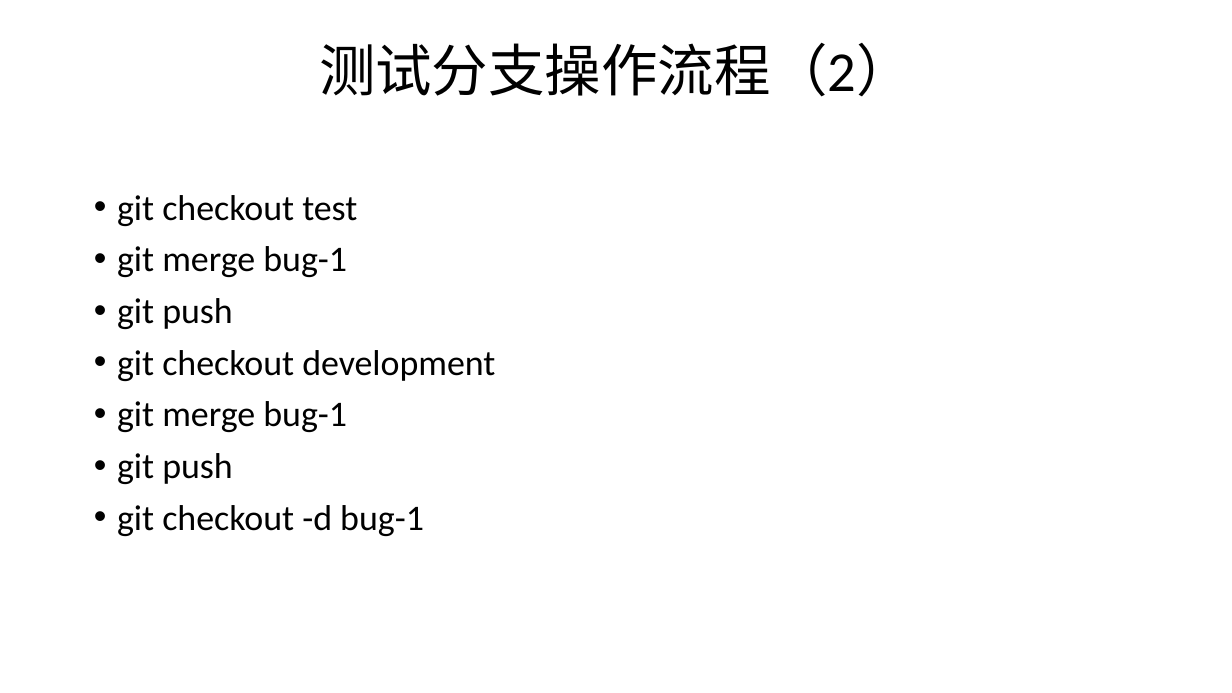
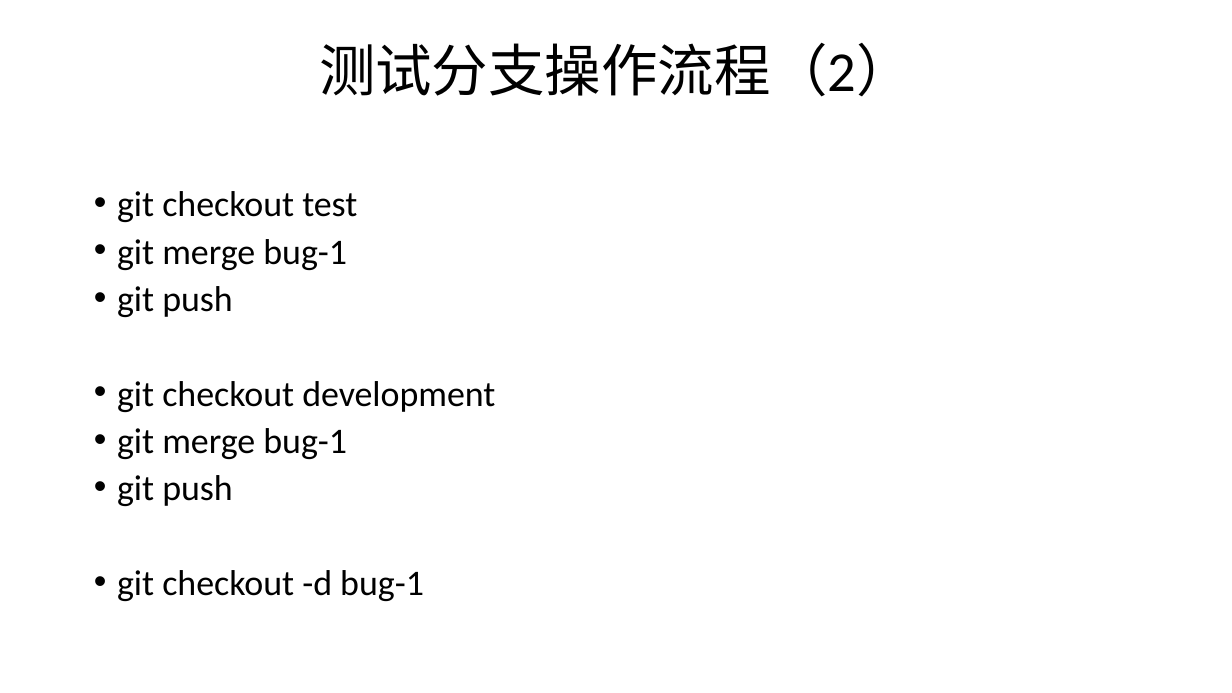
Before and after one commit to ruhuansanmei/gituse, a slide deck: slide 8 of gitUsage.pptx. Drawn at 1232x693 pixels with LibreOffice and Linux fonts; fonts in the diff are those of the drawing. Boxes give left, top, right and bottom in pixels: in the first picture for what was removed or moved away, otherwise in the second. Text is boxed around its words. In the diff, an @@ line names an element or a change of style, - is before the commit and + after.

```diff
--- a/gitUsage.pptx
+++ b/gitUsage.pptx
@@ text "git checkout test" at <box>117,191,495,601</box>: line spacing 0.9 to 0.8 @@
```
Also in this commit, not shown: 3 other slides changed.
